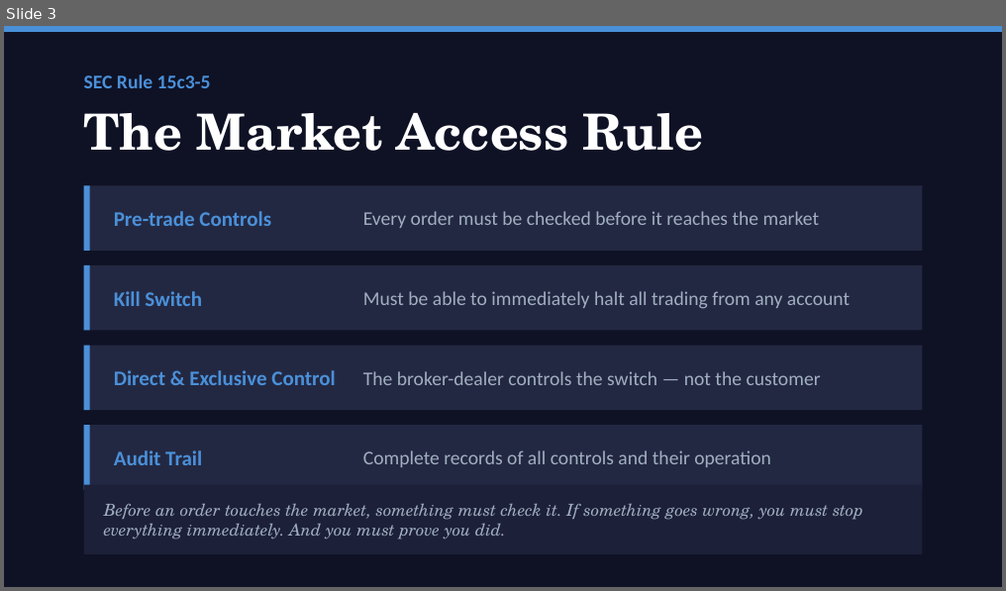
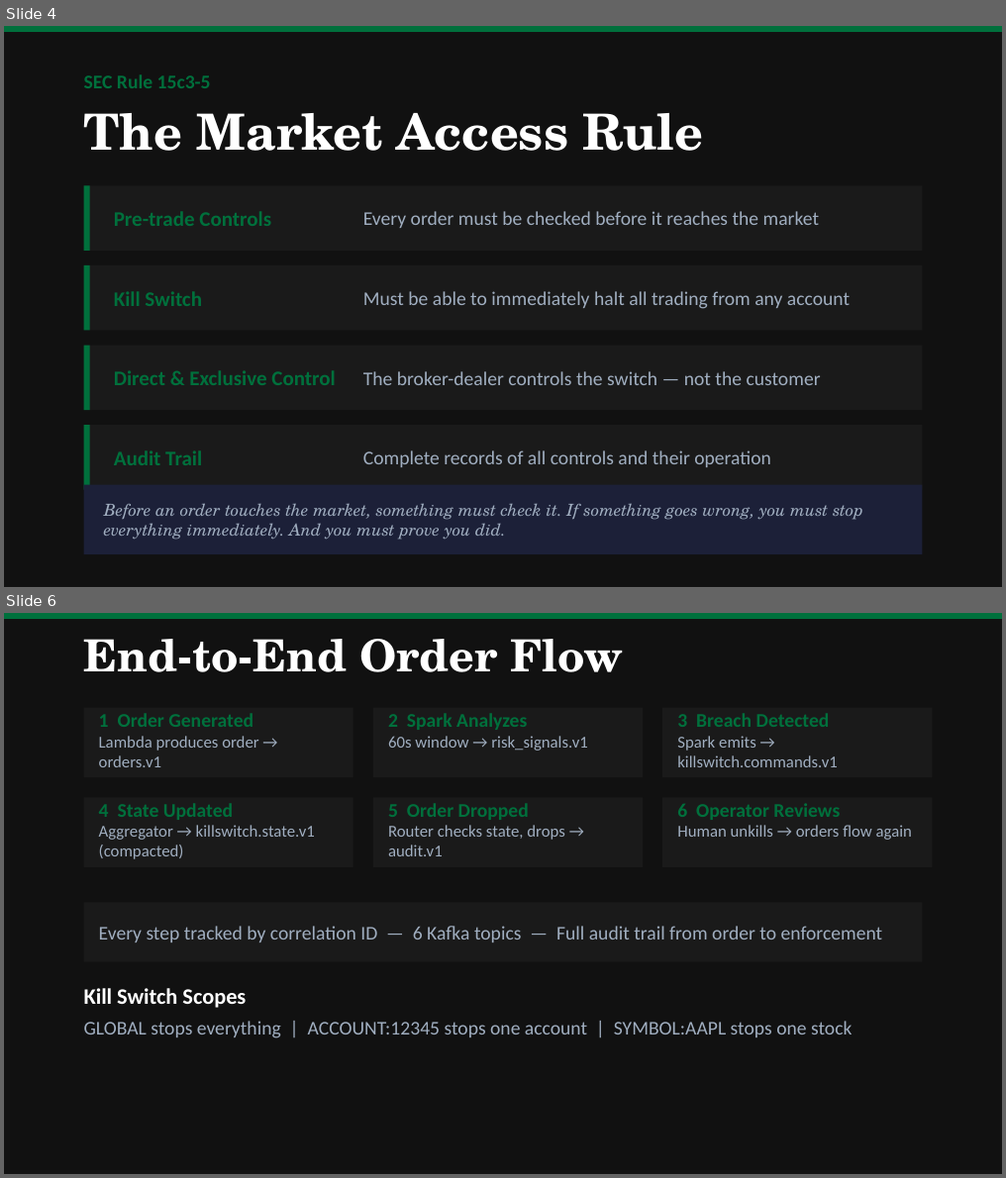
Before and after one commit to lukelittle/sec-15c3-5-market-access-controls-example, a slide deck: docs/presentation.pptx. Shown one above the other, each under a label of ours: slide 3 before the commit, slides 4 and 6 after it; the slides between them are not shown. The pictures are 1006x591 and 1006x1178 pixels, drawn with LibreOffice and Linux fonts; fonts in the diff are those of the drawing. Boxes give left, top, right and bottom in pixels: in the first picture for what was removed or moved away, otherwise in the second. Text is boxed around its words. In the diff, an @@ line names an element or a change of style, - is before the commit and + after.

Commit message:
Add live demo dashboard, update services, and clean up presentation files
- Add tools/dashboard/ with single-file Python web dashboard for live demos
- Add tools/demo.sh bash-based demo script
- Update Lambda service handlers and build scripts
- Update Terraform modules (VPC endpoints, IAM, MSK)
- Update Spark risk detector
- Remove presentation/ markdown files (consolidated into pptx)
- Add .venv/ to .gitignore

```diff
--- a/docs/presentation.pptx
+++ b/docs/presentation.pptx
@@ slide 6 added at <box>4,613,1002,1174</box>, background #111111 @@
@@ rectangle added at <box>4,613,1002,619</box>, fill #00703C @@
@@ text added at <box>84,639,623,672</box>, 32 pt, text #FFFFFF, bold @@
+End-to-End Order Flow
@@ rectangle added at <box>84,708,353,777</box>, fill #1A1A1A @@
@@ text added at <box>99,713,258,767</box>, 12 pt, text #A0AEC0 @@
+1 Order Generated
+Lambda produces order → orders.v1
@@ rectangle added at <box>373,708,643,777</box>, fill #1A1A1A @@
@@ text added at <box>388,713,587,751</box>, 12 pt, text #A0AEC0 @@
+2 Spark Analyzes
+60s window → risk_signals.v1
@@ rectangle added at <box>662,708,932,777</box>, fill #1A1A1A @@
@@ text added at <box>677,713,838,767</box>, 12 pt, text #A0AEC0 @@
+3 Breach Detected
+Spark emits → killswitch.commands.v1
@@ rectangle added at <box>84,797,353,867</box>, fill #1A1A1A @@
@@ text added at <box>99,803,315,860</box>, 12 pt, text #A0AEC0 @@
+4 State Updated
+Aggregator → killswitch.state.v1 (compacted)
@@ rectangle added at <box>373,797,643,867</box>, fill #1A1A1A @@
@@ text added at <box>388,803,565,857</box>, 12 pt, text #A0AEC0 @@
+5 Order Dropped
+Router checks state, drops → audit.v1
@@ rectangle added at <box>662,797,932,867</box>, fill #1A1A1A @@
@@ text added at <box>677,803,912,840</box>, 12 pt, text #A0AEC0 @@
+6 Operator Reviews
+Human unkills → orders flow again
@@ rectangle added at <box>84,902,922,962</box>, fill #1A1A1A @@
@@ text added at <box>99,926,883,943</box>, 14 pt, text #A0AEC0 @@
+Every step tracked by correlation ID — 6 Kafka topics — Full audit trail from order to enforcement
@@ text added at <box>84,988,851,1039</box>, 14 pt, text #A0AEC0 @@
+Kill Switch Scopes
+GLOBAL stops everything | ACCOUNT:12345 stops one account | SYMBOL:AAPL stops one stock
@@ what was slide 3 is now slide 4 @@
@@ slide 4 changed as well @@
@@ background #0F1225 to #111111 @@
@@ fill #4A90D9 to #00703C in 5 elements at <box>4,26,1002,32</box>, <box>84,185,90,251</box>, <box>84,266,90,330</box>, <box>84,346,90,410</box>, <box>84,425,90,490</box> @@
@@ fill #232842 to #1A1A1A in 4 elements at <box>84,185,922,251</box>, <box>84,266,922,330</box>, <box>84,346,922,410</box>, <box>84,425,922,490</box> @@
@@ text colour #4A90D9 to #00703C in 5 elements at <box>84,75,211,88</box>, <box>114,211,271,226</box>, <box>114,291,202,306</box>, <box>114,371,335,385</box>, <box>114,451,202,466</box> @@
```
Also in this commit, not shown: 13 other slides changed, 6 other slides added, 1 slide removed, 32 other files.
